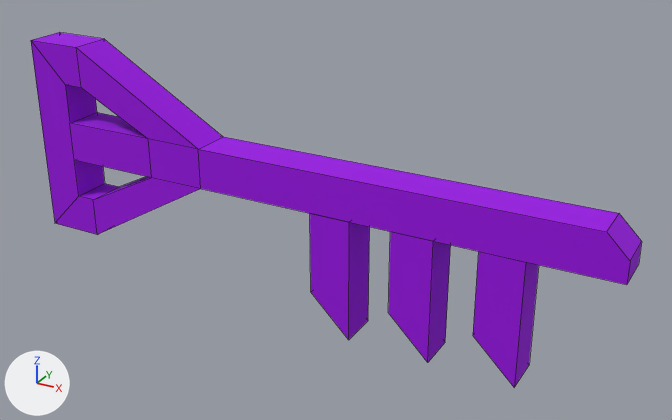
A saved change to the FBX model unity_project/Paper Box/Assets/Models/Items/Items.fbx_Key_27.fbx.
Camera for both pictures: a 50 mm lens placed at (2.254, -8.339, 0.159), pointed at (2.064, -7.994, -0.014). The lights are fixed; the arrows at lower left show +X, +Y and +Z. Mesh edges are drawn as thin lines.

The first picture shows 'Key 27'.
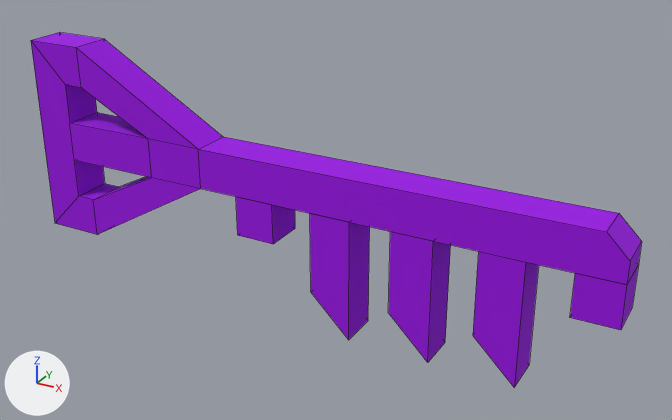
Changed parts and their boxes (x1, y1, x2, y2) in the pictures (672 x 420 px):
part 1 of me_cube_087, added (purple): after (236, 197, 295, 244)
part 2 of me_cube_087, added (purple): after (570, 264, 639, 330)

What the commit changed:
me_cube_087 has 62 vertices, 51 faces and spans x -0.1..0.2, y -0.01..0.01, z -0.07..0.05.
me_cube_087 is used by ob_key_27; location (2.0, -8.0, 0.0).
Verts and faces of me_cube_087; kept vertices keep their numbers, new ones are numbered from 62.
Before the commit, vertices of me_cube_087: 7 (0.2, 0.01, -0.01) at pixel (638, 264), 8 (0.2, -0.01, -0.01) at pixel (626, 284).
me_cube_087 part 1: a new loose piece, a box spanning x 0.02..0.04, y -0.01..0.01, z -0.03..-0.01, in mat_purple (purple #9a00e4).
Part 2, on me_cube_087:
New vertex 62 is at (0.2, -0.01, -0.03), pixel (620, 330).
New vertex 63 is at (0.18, -0.01, -0.03), pixel (569, 317).
New vertex 64 is at (0.18, -0.01, -0.01), pixel (575, 273).
New vertices 65, 66, 67 stand at vertices 62, 63, 64, in that order, plus (0.0, 0.02, 0.0).
New faces: (62, 63, 66, 65), (7, 67, 64, 8), (7, 65, 66, 67), (63, 64, 67, 66), (8, 64, 63, 62), (7, 8, 62, 65).
